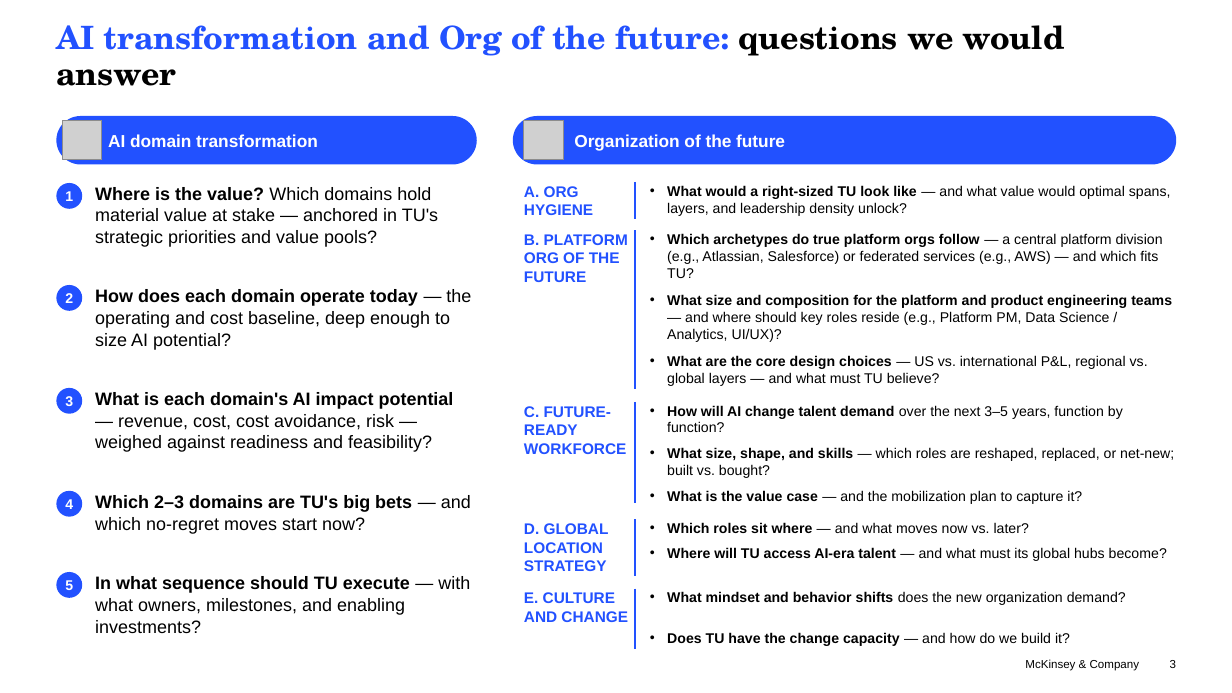
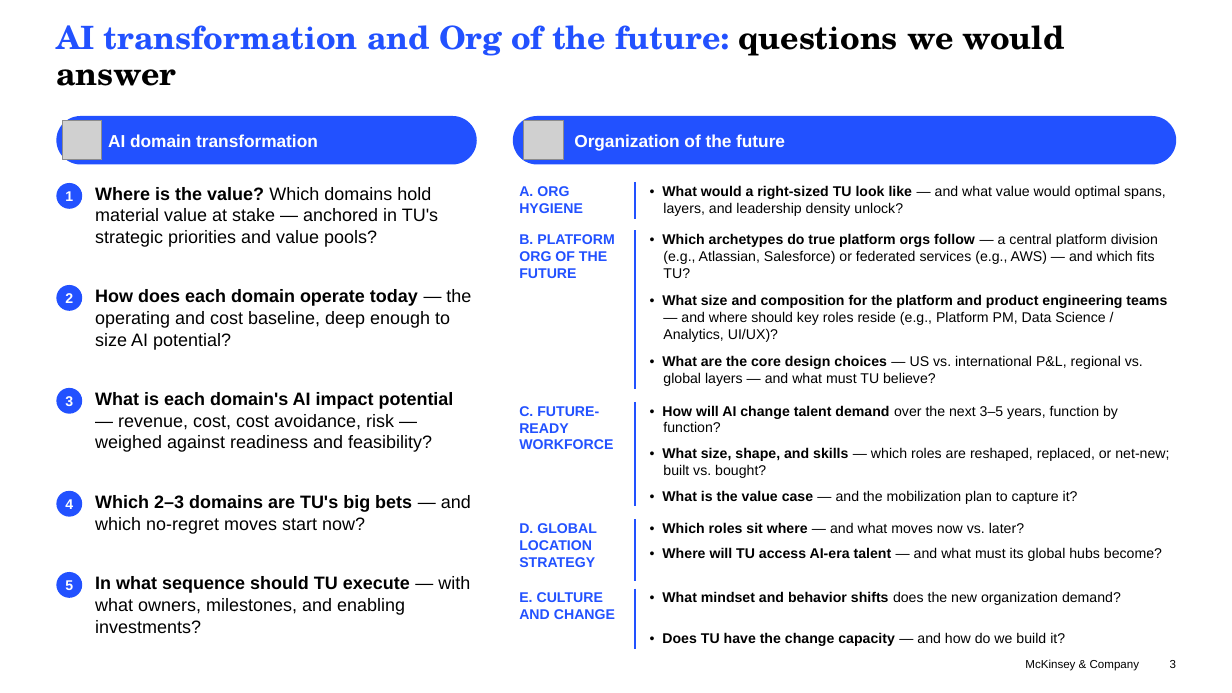
Before and after one commit to parthb102/Repo, a slide deck: slide 3 of proposal/20260721_TU_Three_Pager_vDraft.pptx. Drawn at 1232x693 pixels with LibreOffice and Linux fonts; fonts in the diff are those of the drawing; grey boxes stand for pictures. Boxes give left, top, right and bottom in pixels: in the first picture for what was removed or moved away, otherwise in the second. Text is boxed around its words. In the diff, an @@ line names an element or a change of style, - is before the commit and + after.

```diff
--- a/proposal/20260721_TU_Three_Pager_vDraft.pptx
+++ b/proposal/20260721_TU_Three_Pager_vDraft.pptx
@@ size 12 to 11 pt in 5 elements at box(519, 406, 613, 449), box(519, 523, 597, 567), box(519, 234, 614, 278), box(519, 592, 615, 619), box(519, 186, 583, 213) @@
@@ text at box(662, 185, 1166, 216): text changed @@
-• What would a right-sized TU look like — and what value would optimal spans, layers, and leadership density unlock?
+• What would a right-sized TU look like — and what value would optimal spans, layers, and leadership density unlock?
@@ text at box(662, 233, 1158, 278): text changed @@
-• Which archetypes do true platform orgs follow — a central platform division (e.g., Atlassian, Salesforce) or federated services (e.g., AWS) — and which fits TU?
+• Which archetypes do true platform orgs follow — a central platform division (e.g., Atlassian, Salesforce) or federated services (e.g., AWS) — and which fits TU?
@@ text at box(662, 294, 1167, 342): text changed @@
-• What size and composition for the platform and product engineering teams — and where should key roles reside (e.g., Platform PM, Data Science / Analytics, UI/UX)?
+• What size and composition for the platform and product engineering teams — and where should key roles reside (e.g., Platform PM, Data Science / Analytics, UI/UX)?
@@ text at box(662, 355, 1143, 386): text changed @@
-• What are the core design choices — US vs. international P&L, regional vs. global layers — and what must TU believe?
+• What are the core design choices — US vs. international P&L, regional vs. global layers — and what must TU believe?
@@ line moved from (635, 402) - (635, 503) to (635, 402) - (635, 506) @@
@@ text at box(662, 405, 1118, 432): text changed @@
-• How will AI change talent demand over the next 3–5 years, function by function?
+• How will AI change talent demand over the next 3–5 years, function by function?
@@ text at box(662, 447, 1169, 478): text changed @@
-• What size, shape, and skills — which roles are reshaped, replaced, or net-new; built vs. bought?
+• What size, shape, and skills — which roles are reshaped, replaced, or net-new; built vs. bought?
@@ text at box(662, 490, 1078, 504): text changed @@
-• What is the value case — and the mobilization plan to capture it?
+• What is the value case — and the mobilization plan to capture it?
@@ line moved from (635, 519) - (635, 576) to (635, 519) - (635, 581) @@
@@ text at box(662, 522, 1024, 533): text changed @@
-• Which roles sit where — and what moves now vs. later?
+• Which roles sit where — and what moves now vs. later?
@@ text at box(662, 547, 1162, 561): text changed @@
-• Where will TU access AI-era talent — and what must its global hubs become?
+• Where will TU access AI-era talent — and what must its global hubs become?
@@ text at box(662, 591, 1121, 605): text changed @@
-• What mindset and behavior shifts does the new organization demand?
+• What mindset and behavior shifts does the new organization demand?
@@ text at box(662, 632, 1065, 646): text changed @@
-• Does TU have the change capacity — and how do we build it?
+• Does TU have the change capacity — and how do we build it?
```
Also in this commit, not shown: 1 other slide changed.
